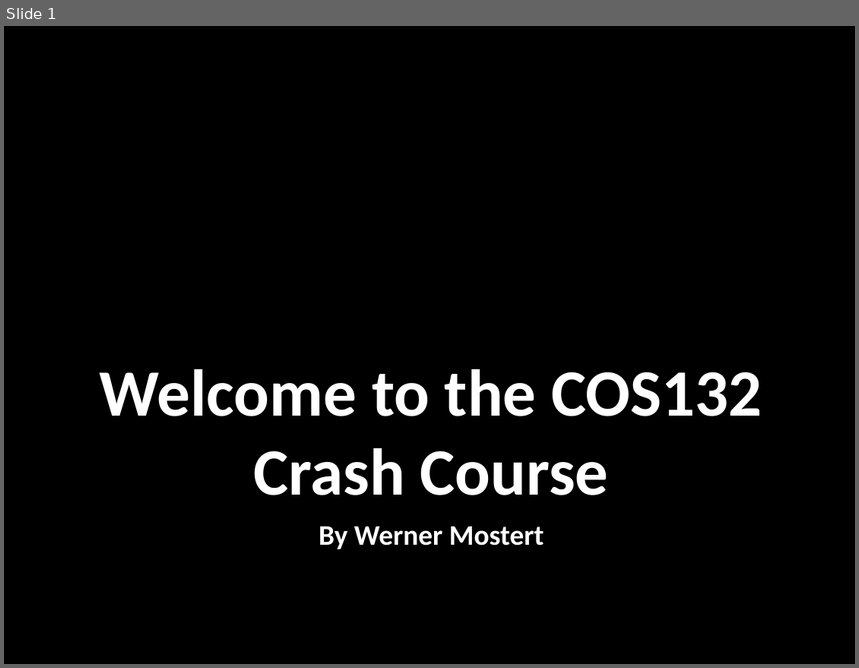
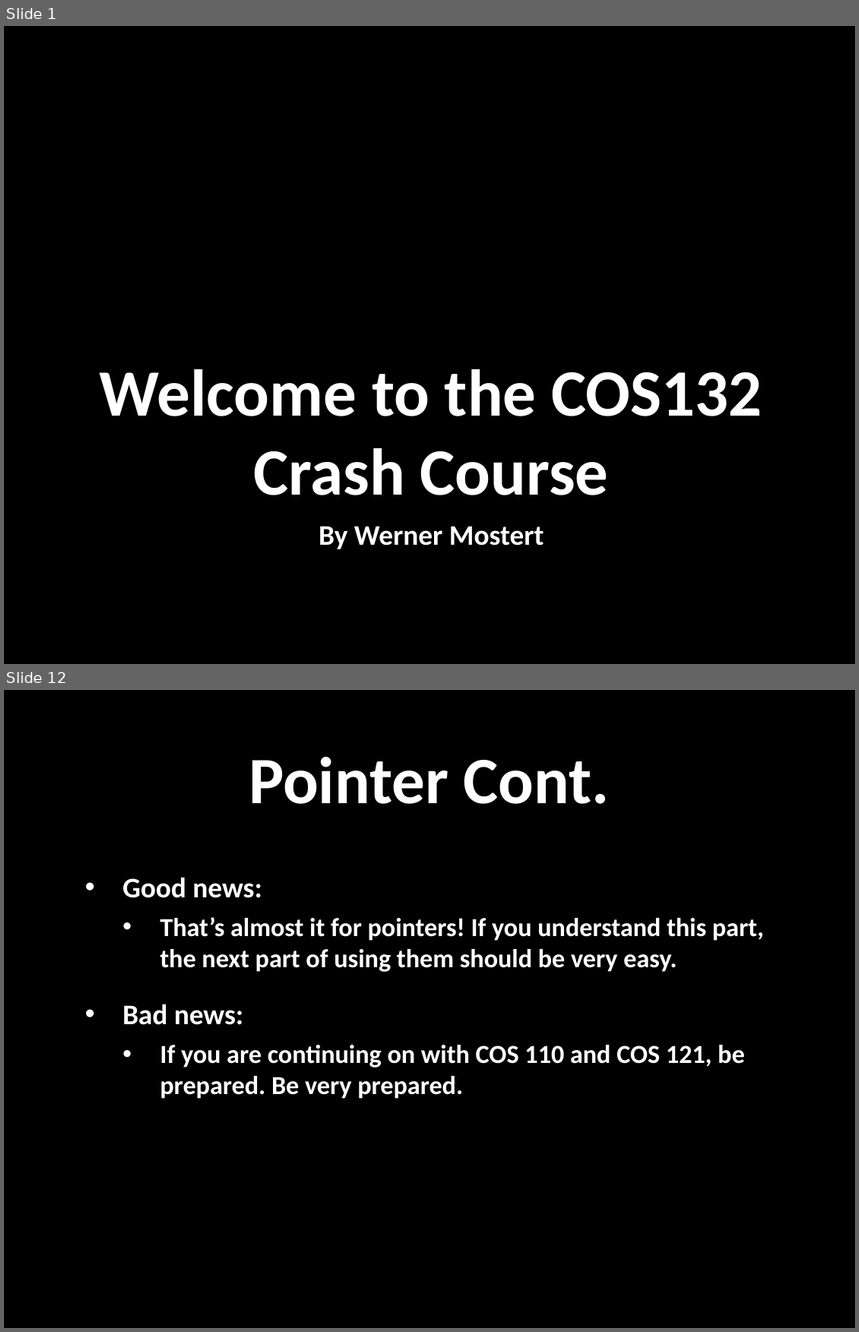
Before and after one commit to WMostert1/COS132-Crash-Course, a slide deck: Crash Course Slides.pptx. Shown one above the other, each under a label of ours: slide 1 before the commit, slides 1 and 12 after it; the slides between them are not shown. The pictures are 859x668 and 859x1332 pixels, drawn with LibreOffice and Linux fonts; fonts in the diff are those of the drawing; background and template pictures are left out. Boxes give left, top, right and bottom in pixels: in the first picture for what was removed or moved away, otherwise in the second. Text is boxed around its words. In the diff, an @@ line names an element or a change of style, - is before the commit and + after.

```diff
--- a/Crash Course Slides.pptx
+++ b/Crash Course Slides.pptx
@@ slide 12 added at (x1=4, y1=690, x2=855, y2=1328), background picture (left out) @@
@@ title added at (x1=249, y1=757, x2=610, y2=804), 56 pt, text #FFFFFF, bold @@
+Pointer Cont.
@@ text added at (x1=123, y1=877, x2=764, y2=1099), 22 pt, text #FFFFFF, bold @@
+• Good news:
+  • That’s almost it for pointers! If you understand this part, the next part of using them should be very easy.
+• Bad news:
+  • If you are continuing on with COS 110 and COS 121, be prepared. Be very prepared.
```
Also in this commit, not shown: 1 slide changed, 30 other slides added, 19 other files.
